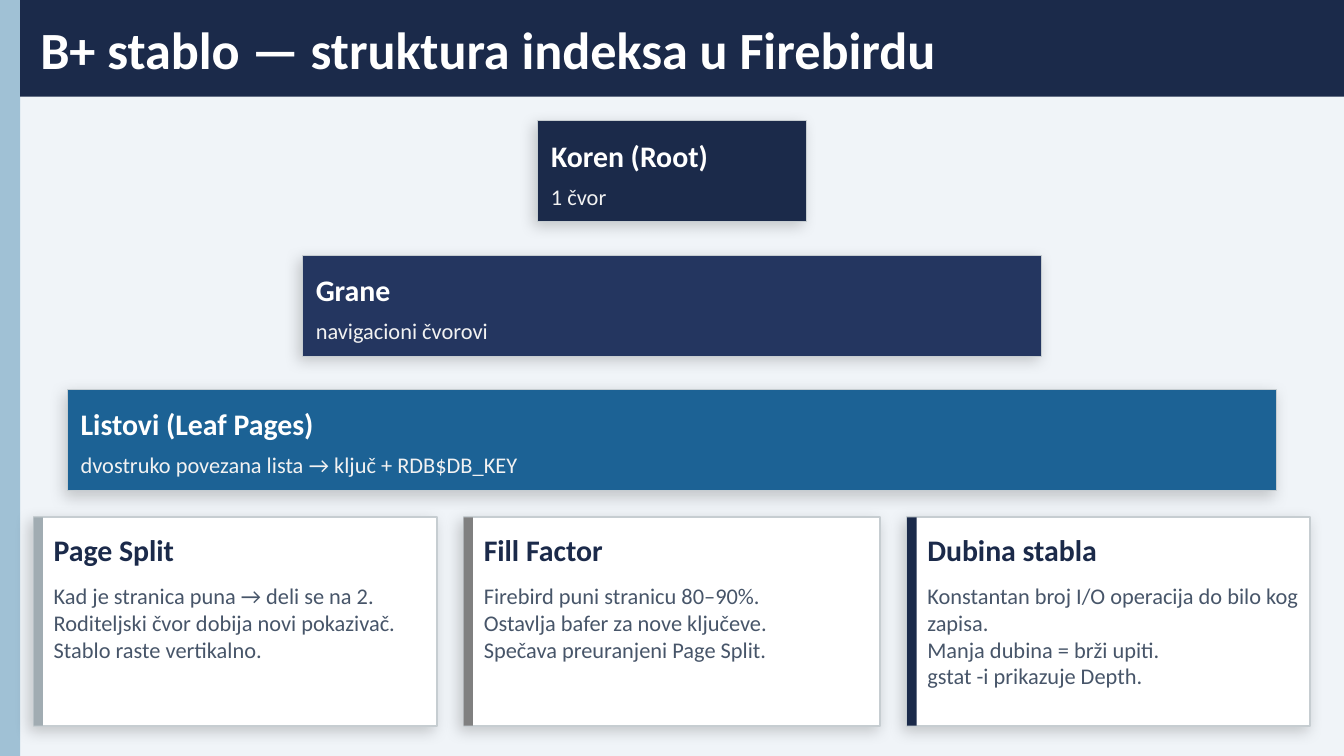
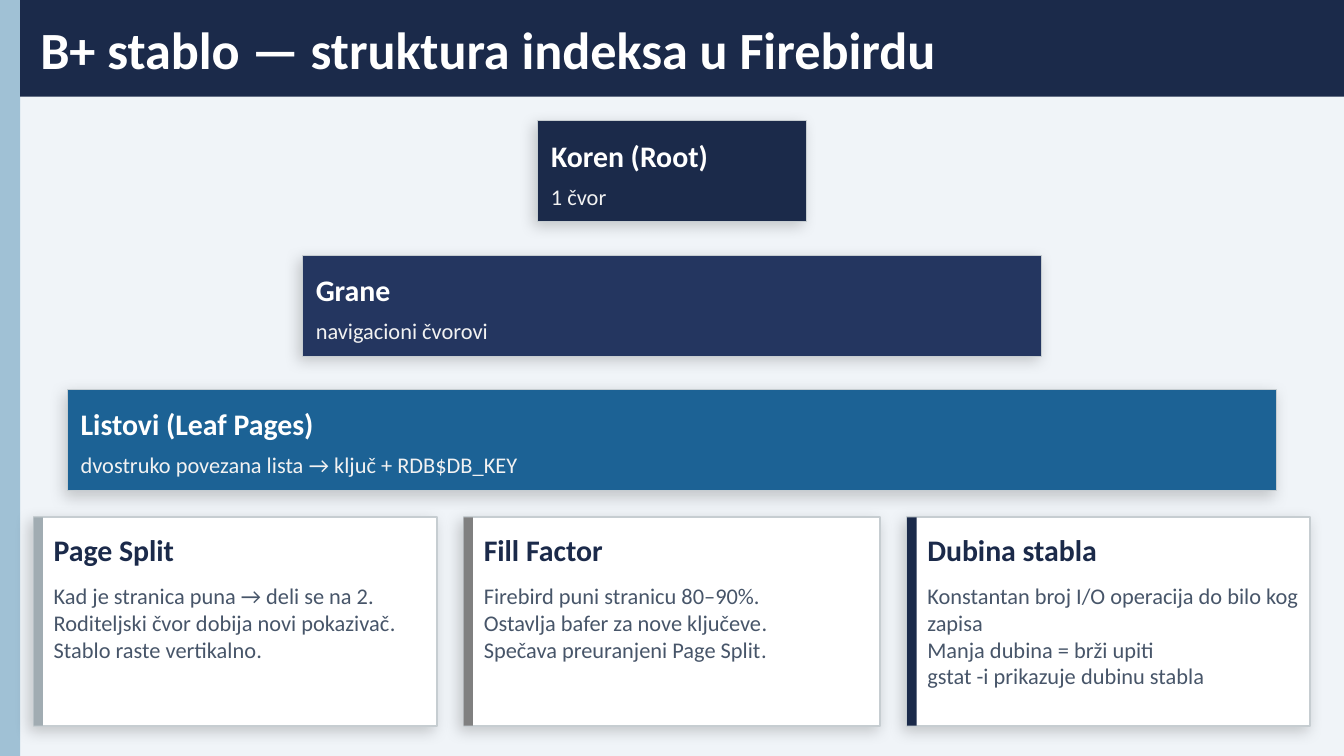
Before and after one commit to jefimija-stamenovic/subp, a slide deck: slide 7 of seminarski-1/Interna struktura i organizacija indeksa u Firebird bazi podataka.pptx. Drawn at 1344x756 pixels with LibreOffice and Linux fonts; fonts in the diff are those of the drawing. Boxes give left, top, right and bottom in pixels: in the first picture for what was removed or moved away, otherwise in the second. Text is boxed around its words. In the diff, an @@ line names an element or a change of style, - is before the commit and + after.

```diff
--- a/seminarski-1/Interna struktura i organizacija indeksa u Firebird bazi podataka.pptx
+++ b/seminarski-1/Interna struktura i organizacija indeksa u Firebird bazi podataka.pptx
@@ text at (x1=927, y1=588, x2=1298, y2=688): text changed @@
-Konstantan broj I/O operacija do bilo kog zapisa.
-Manja dubina = brži upiti.
-gstat -i prikazuje Depth.
+Konstantan broj I/O operacija do bilo kog zapisa
+Manja dubina = brži upiti
+gstat -i prikazuje dubinu stabla
```
Also in this commit, not shown: 6 other slides changed, 2 other files.
